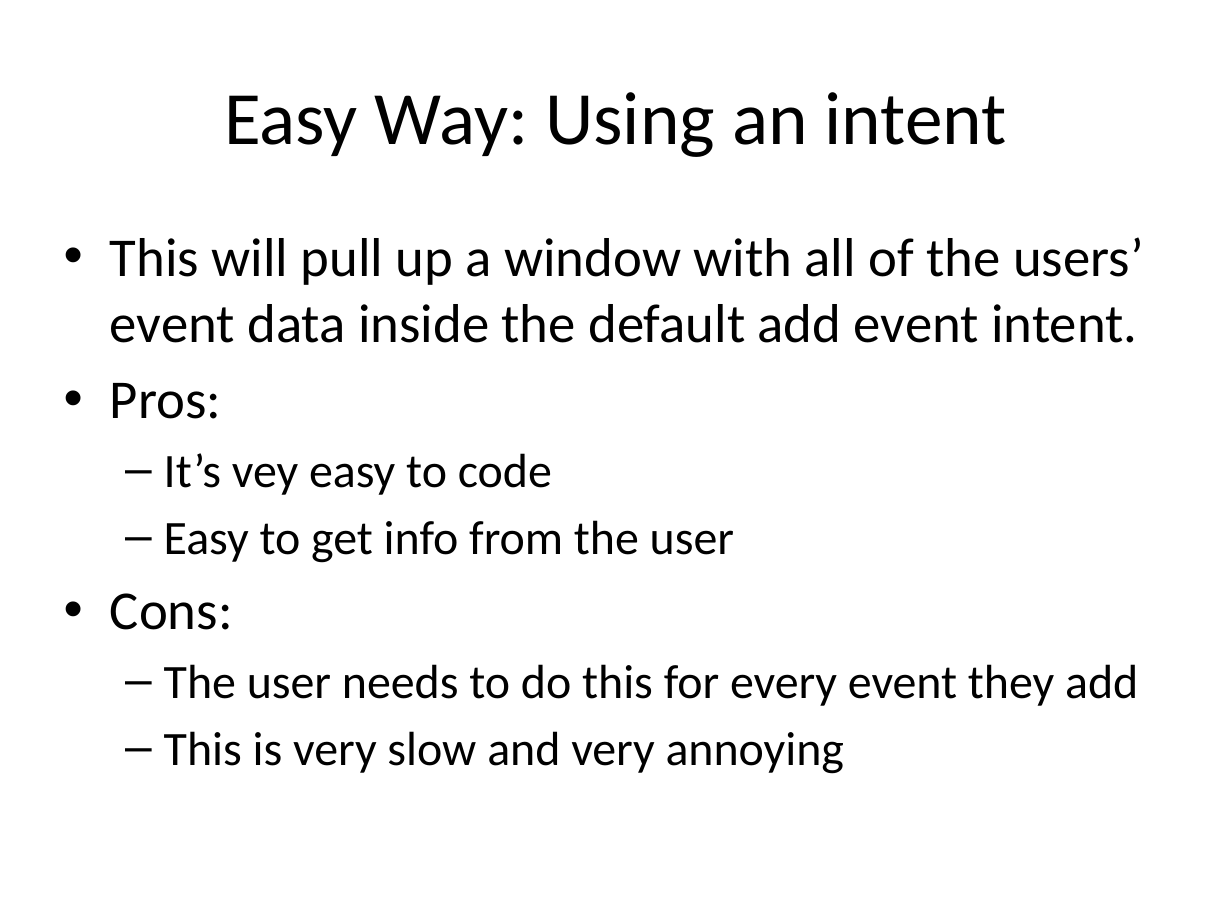
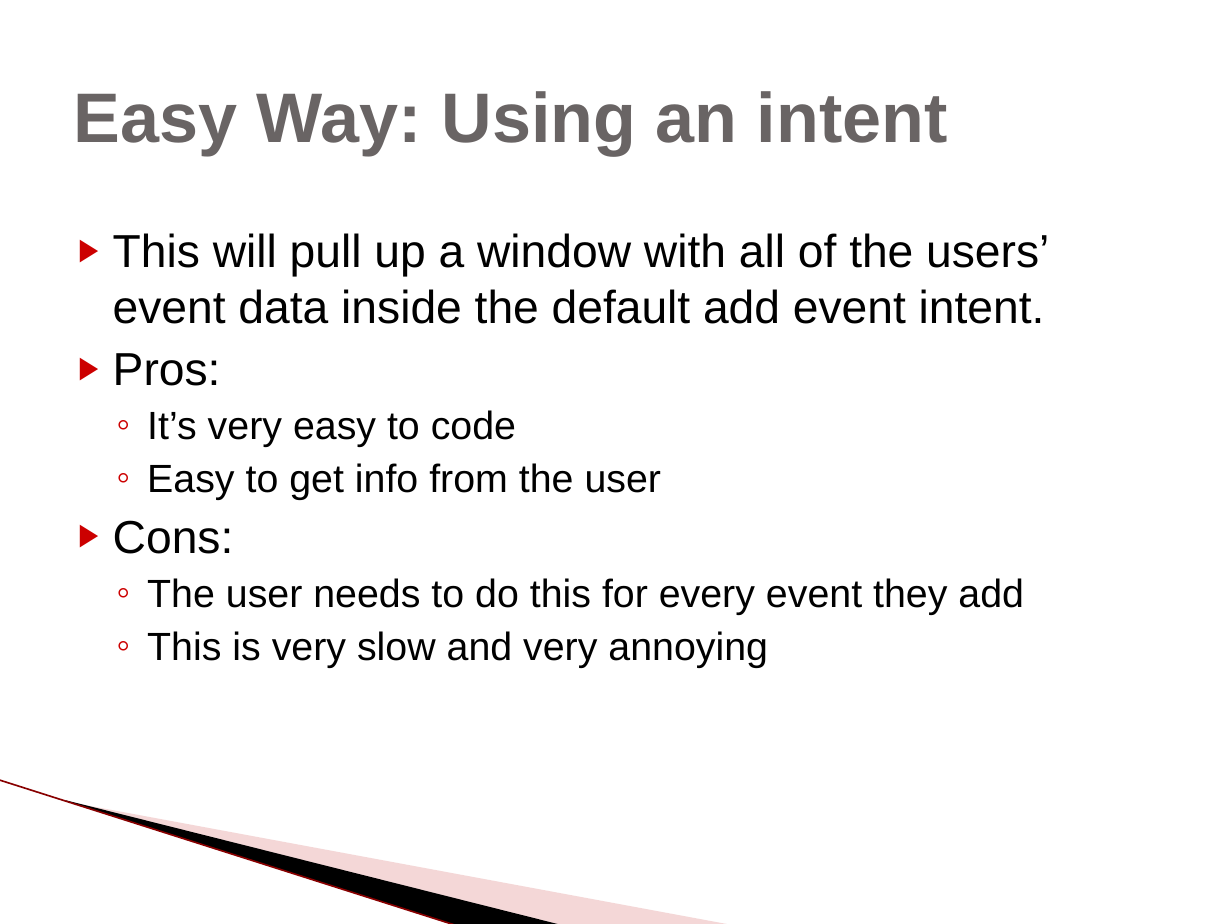
Before and after one commit to scurrymd/Software-Engineering, a slide deck: slide 16 of docs/UC Schedule App.pptx (slide 14 before the commit). Drawn at 1232x924 pixels with LibreOffice and Linux fonts; fonts in the diff are those of the drawing; background and template pictures are left out. Boxes give left, top, right and bottom in pixels: in the first picture for what was removed or moved away, otherwise in the second. Text is boxed around its words. In the diff, an @@ line names an element or a change of style, - is before the commit and + after.

```diff
--- a/docs/UC Schedule App.pptx
+++ b/docs/UC Schedule App.pptx
@@ title "Easy Way: Using an intent" at (74,91,948,155): size 44 to 41 pt, font Calibri to Arial, text colour #000000 to #696464, bold on; alignment centre to left @@
@@ text at (113,233,1049,668): size 32 to 27 pt in "This will pull up a window with ...", "Pros:", "Cons:"; font Calibri to Arial; size 28 to 23 pt in "Easy to get info from the user", "The user needs to do this for ...", "This is very slow and very annoying"; bullet • to ▶; less space between paragraphs; bullet – to ◦ @@
@@ text at (147,410,516,447): text changed; size 28 to 23 pt; font Calibri to Arial @@
-  – It’s vey easy to code
+  ◦ It’s very easy to code
@@ line added from (0, 780) to (457, 924), #E09494 0.95 pt @@
@@ freeform shape added at (65,800,563,924), fill #000000 @@
@@ freeform shape added at (68,801,733,924), fill #E49D9D at 40% opacity @@
```
Also in this commit, not shown: 22 other slides changed, 2 slides added.
